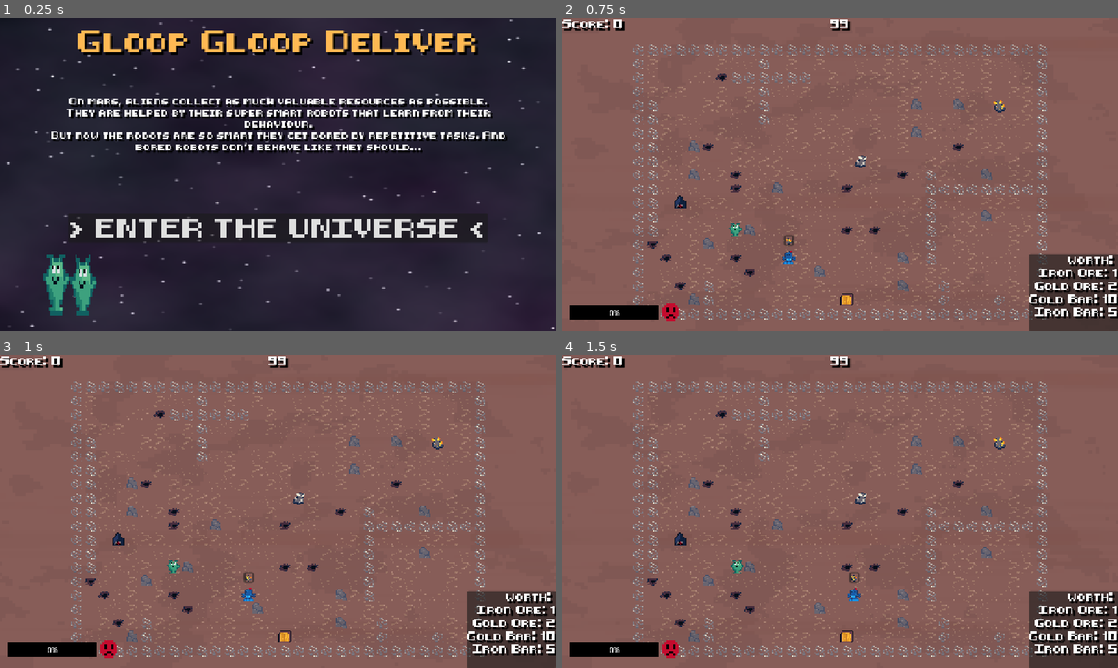
Above: before the commit, frames 1-4 (two rows, left to right).
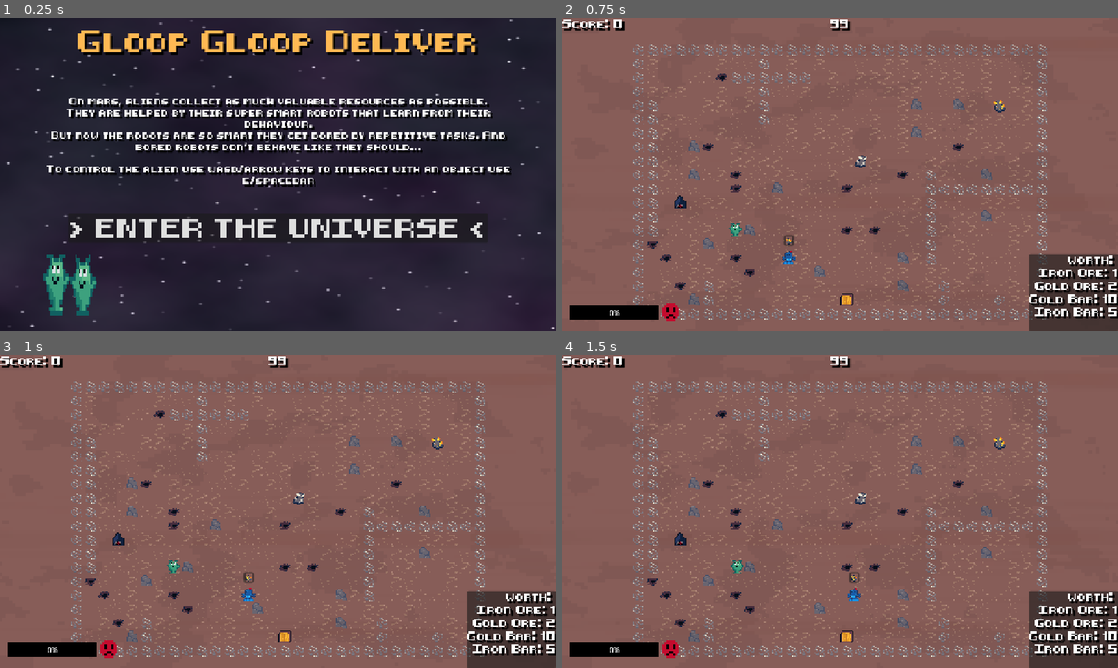
Above: after the commit, the same moments.

Repository: GameAISchool2026members/GloopGloopDelivery
Game: Godot game, scene res://menu/menu.tscn
The game is run twice, just before and just after one commit, with the same random seed, the same clock (stepped at 60 frames per second) and the same inputs.
Inputs (mouse positions are in pixels of both pictures, inside the frame that each line leads up to):
- Up to frame 1 (0.25 s): no input
- Up to frame 2 (0.75 s): click "> ENTER THE UNIVERSE <" at 0.5 s
- Up to frame 3 (1 s): no input
- Up to frame 4 (1.5 s): move the mouse to (962, 495) at 1.27 s; hold D (right) from 1.28 s (still down); tap Space (interact) at 1.35 s; click (962, 495) at 1.42 s

The runs differ from the first frame. In frame 1, 1.7% of the frame differs, in the area x 8-92%, y 47-54%; in frame 2, nothing differs; in frame 3, nothing differs; in frame 4, nothing differs.

Commit message:
updated menu

Diff:
--- a/menu/menu.tscn
+++ b/menu/menu.tscn
@@ -82,7 +82,9 @@
 theme_override_font_sizes/font_size = 10
 text = "On mars, aliens collect as much valuable resources as possible.
 They are helped by their super smart robots that learn from their behaviour.
-But now the robots are so smart they get bored by repetitive tasks. And bored robots don't behave like they should..."
+But now the robots are so smart they get bored by repetitive tasks. And bored robots don't behave like they should...
+
+To control the alien use wasd/arrow keys to interact with an object use e/spacebar"
 label_settings = SubResource("LabelSettings_pbjm4")
 horizontal_alignment = 1
 autowrap_mode = 3
